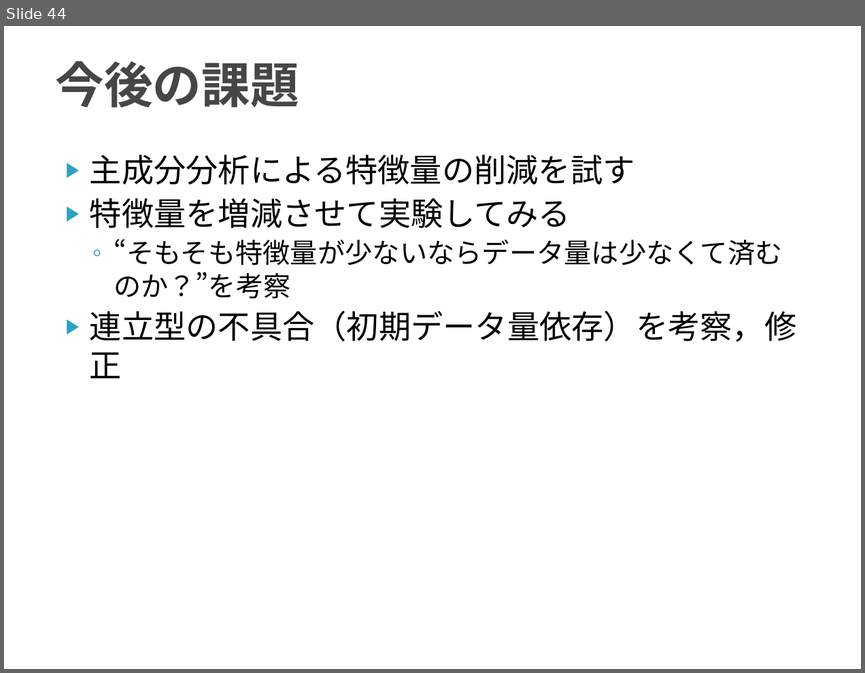
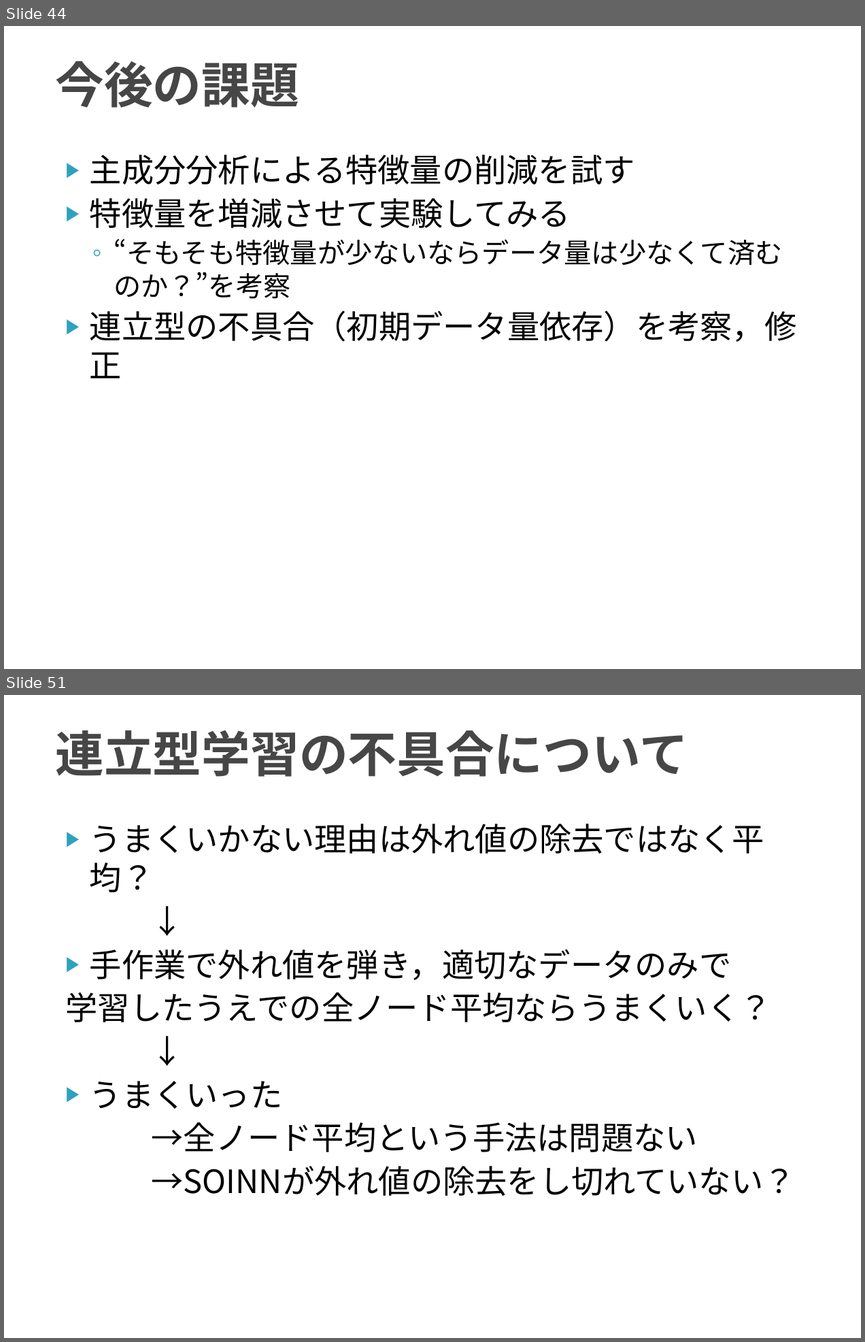
Before and after one commit to TetsuyaKomota/GitforEclipseTest, a slide deck: IntentionLearning_v2/slide/discussion2016.pptx. Shown one above the other, each under a label of ours: slide 44 before the commit, slides 44 and 51 after it; the slides between them are not shown. The pictures are 865x673 and 865x1342 pixels, drawn with LibreOffice and Linux fonts; fonts in the diff are those of the drawing. Boxes give left, top, right and bottom in pixels: in the first picture for what was removed or moved away, otherwise in the second. Text is boxed around its words. In the diff, an @@ line names an element or a change of style, - is before the commit and + after.

```diff
--- a/IntentionLearning_v2/slide/discussion2016.pptx
+++ b/IntentionLearning_v2/slide/discussion2016.pptx
@@ slide 51 added at [4, 695, 861, 1338], background #FFFFFF @@
@@ title added at [55, 730, 687, 777], 41 pt, text #464646, bold @@
+連立型学習の不具合について
@@ text added at [66, 824, 796, 1195], 27 pt, text #000000 @@
+▶ うまくいかない理由は外れ値の除去ではなく平均？
+↓
+▶ 手作業で外れ値を弾き，適切なデータのみで
+学習したうえでの全ノード平均ならうまくいく？
+↓
+▶ うまくいった
+→全ノード平均という手法は問題ない
+→SOINNが外れ値の除去をし切れていない？
```
Also in this commit, not shown: 12 other slides added, 8 other files.
